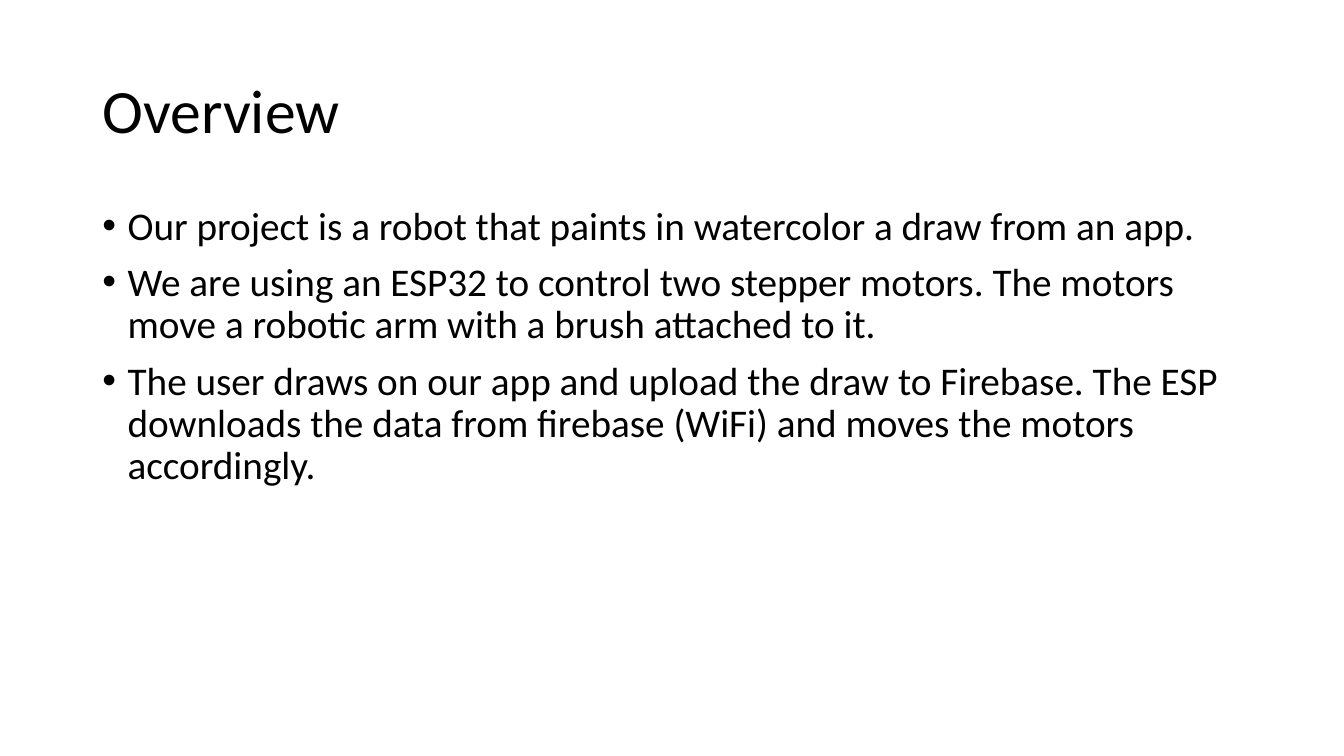
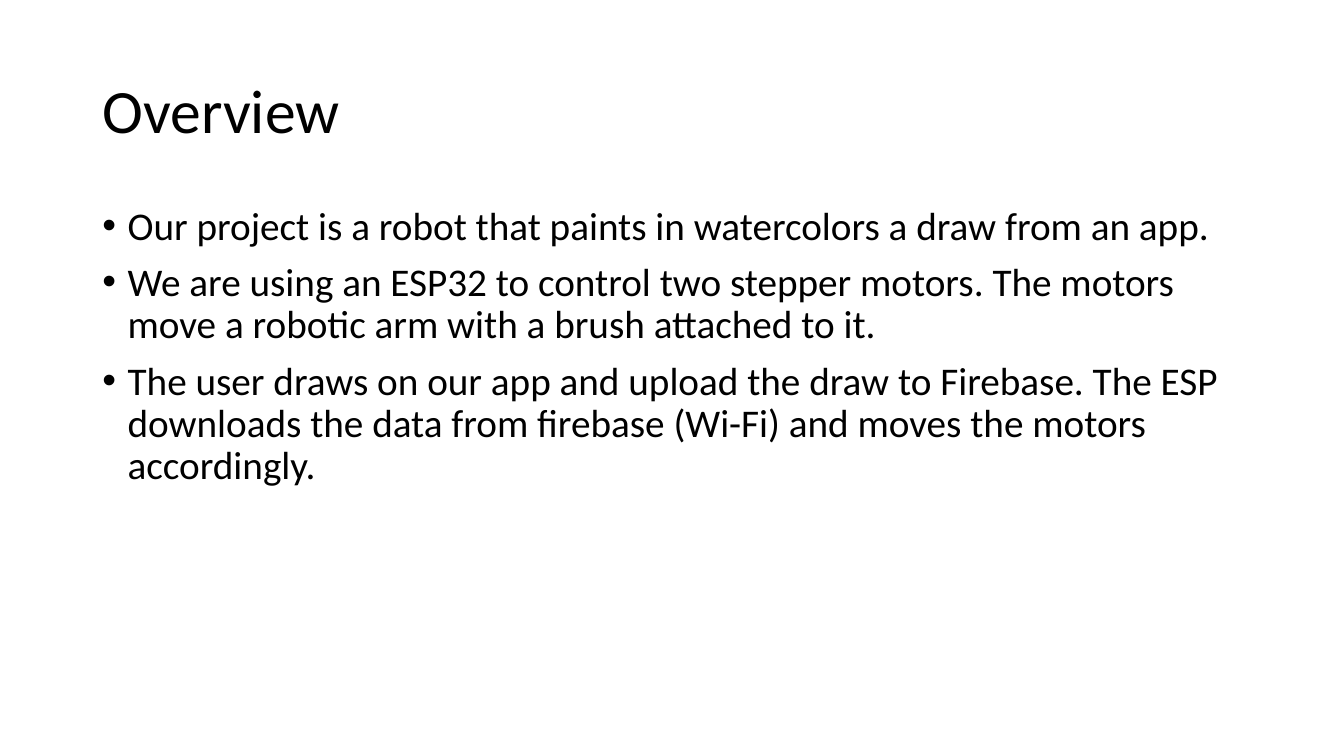
Before and after one commit to RonD101/PaintBot, a slide deck: slide 2 of assets/Peer review presentation.pptx. Drawn at 1344x756 pixels with LibreOffice and Linux fonts; fonts in the diff are those of the drawing. Boxes give left, top, right and bottom in pixels: in the first picture for what was removed or moved away, otherwise in the second. Text is boxed around its words. In the diff, an @@ line names an element or a change of style, - is before the commit and + after.

Commit message:
Updates for uploading

```diff
--- a/assets/Peer review presentation.pptx
+++ b/assets/Peer review presentation.pptx
@@ text at <box>128,212,1209,247</box>: text changed @@
-• Our project is a robot that paints in watercolor a draw from an app.
+• Our project is a robot that paints in watercolors a draw from an app.
@@ text at <box>128,367,1218,486</box>: text changed @@
-• The user draws on our app and upload the draw to Firebase. The ESP downloads the data from firebase (WiFi) and moves the motors accordingly.
+• The user draws on our app and upload the draw to Firebase. The ESP downloads the data from firebase (Wi-Fi) and moves the motors accordingly.
```
Also in this commit, not shown: 4 other slides changed, 1 slide added, 1 other file.
